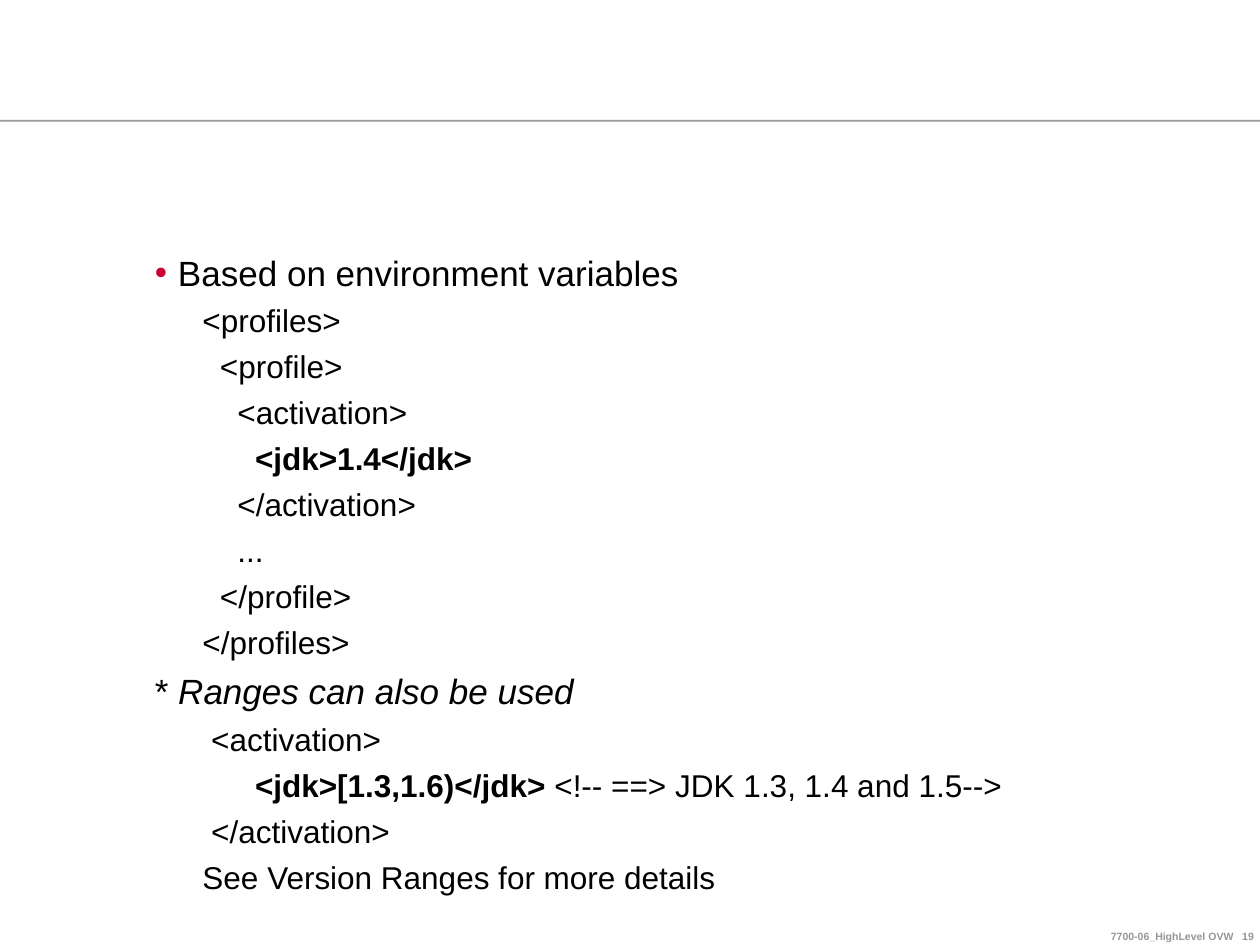
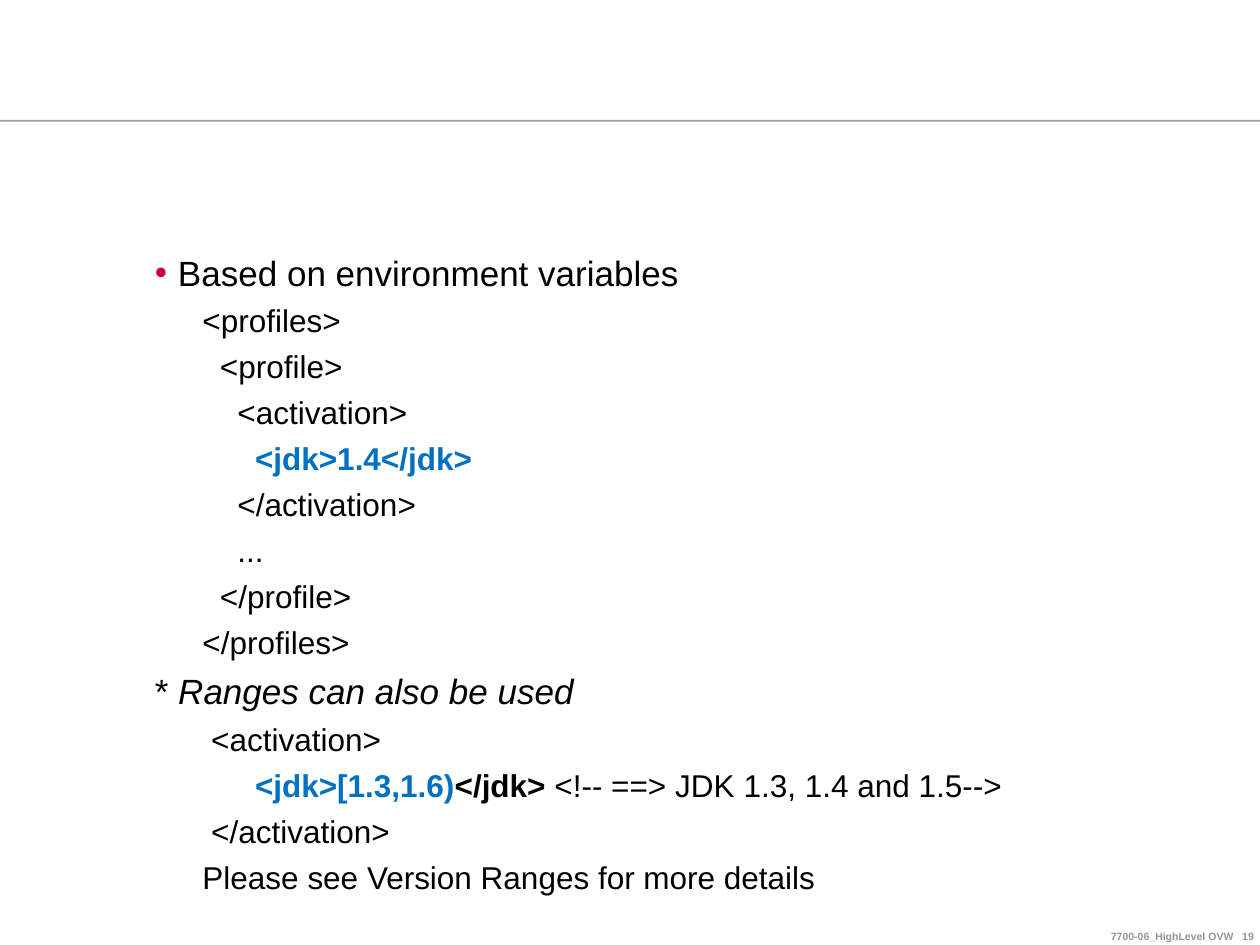
Before and after one commit to ndlongit/longnd-data, a slide deck: slide 19 of Document/Tutorial/Maven for Beginners.ppt. Drawn at 1260x945 pixels with LibreOffice and Linux fonts; fonts in the diff are those of the drawing; background and template pictures are left out. Boxes give left, top, right and bottom in pixels: in the first picture for what was removed or moved away, otherwise in the second. Text is boxed around its words. In the diff, an @@ line names an element or a change of style, - is before the commit and + after.

```diff
--- a/Document/Tutorial/Maven for Beginners.ppt
+++ b/Document/Tutorial/Maven for Beginners.ppt
@@ text at (x1=255, y1=447, x2=1002, y2=803): text colour #000000 to #0070C0 in "<jdk>1.4</jdk>", "<jdk>[1.3,1.6)</jdk>" @@
@@ text at (x1=202, y1=866, x2=815, y2=895): text changed @@
-  See Version Ranges for more details
+  Please see Version Ranges for more details
```
Also in this commit, not shown: 13 other slides changed.
